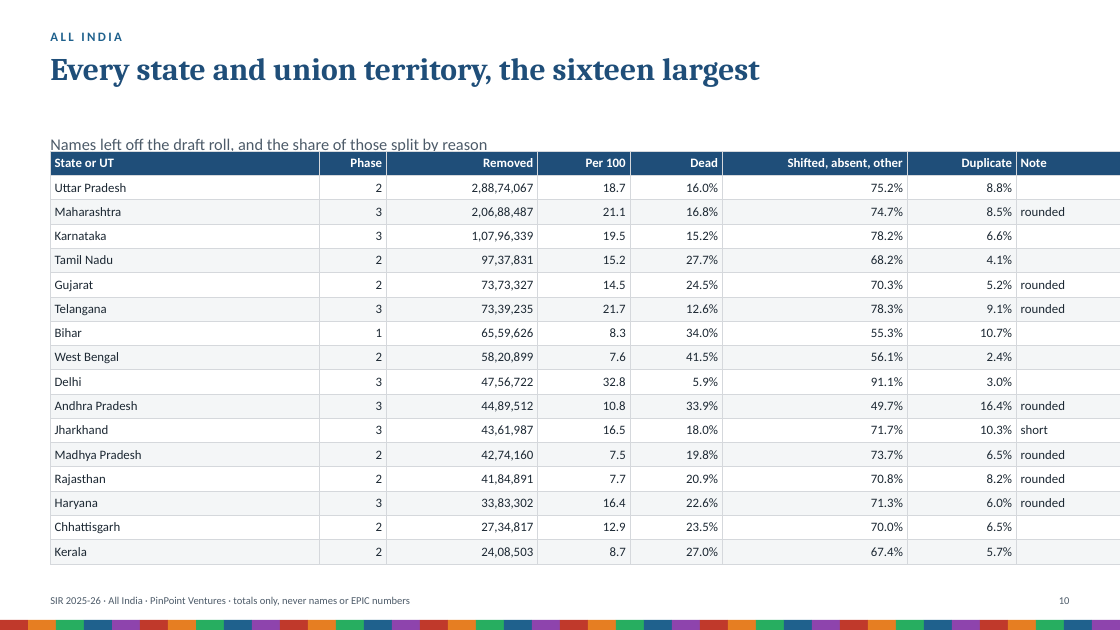
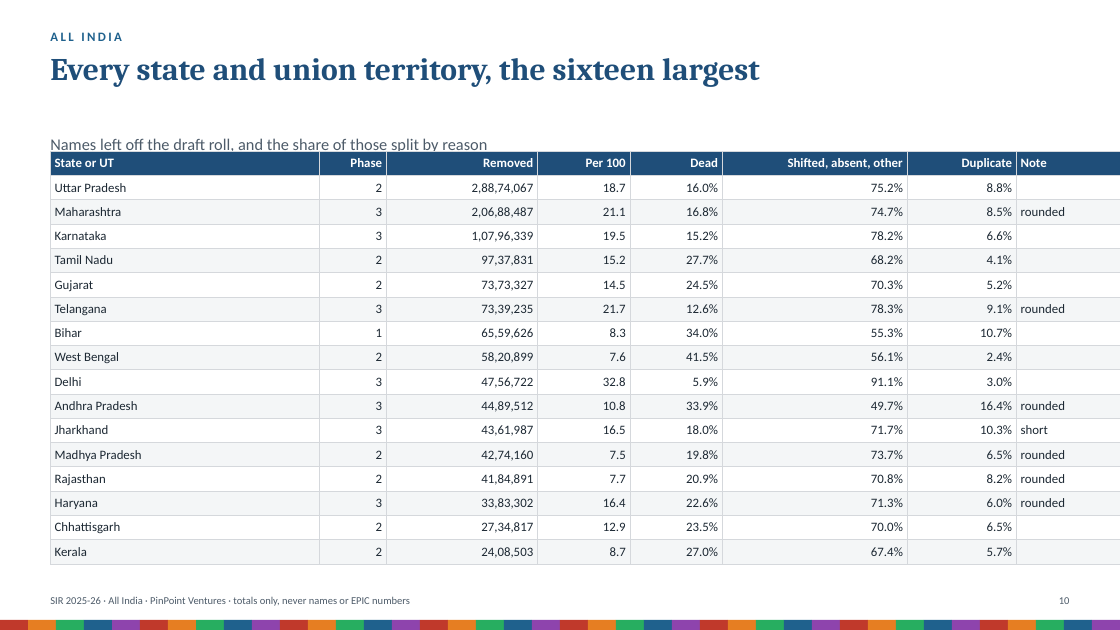
Before and after one commit to Varnasr/INDIA-DATA, a slide deck: slide 10 of reports/sir-india-deck.pptx. Drawn at 1120x630 pixels with LibreOffice and Linux fonts; fonts in the diff are those of the drawing. Boxes give left, top, right and bottom in pixels: in the first picture for what was removed or moved away, otherwise in the second. Text is boxed around its words. In the diff, an @@ line names an element or a change of style, - is before the commit and + after.

```diff
--- a/reports/sir-india-deck.pptx
+++ b/reports/sir-india-deck.pptx
@@ table at bbox=[50, 151, 1120, 562] @@
-row 6, column 8: rounded
+row 6, column 8: 
```
Also in this commit, not shown: 8 other slides changed, 9 other files.
